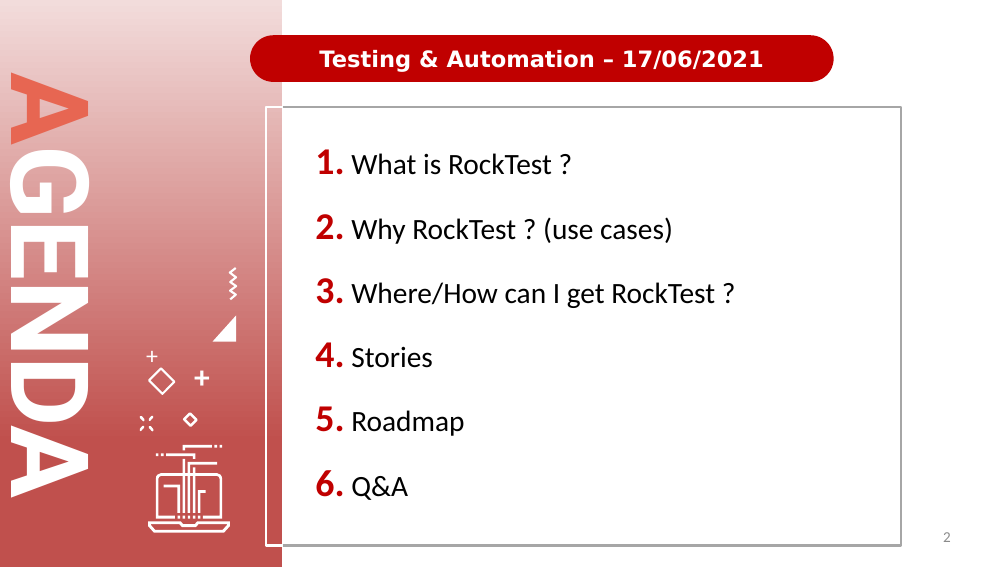
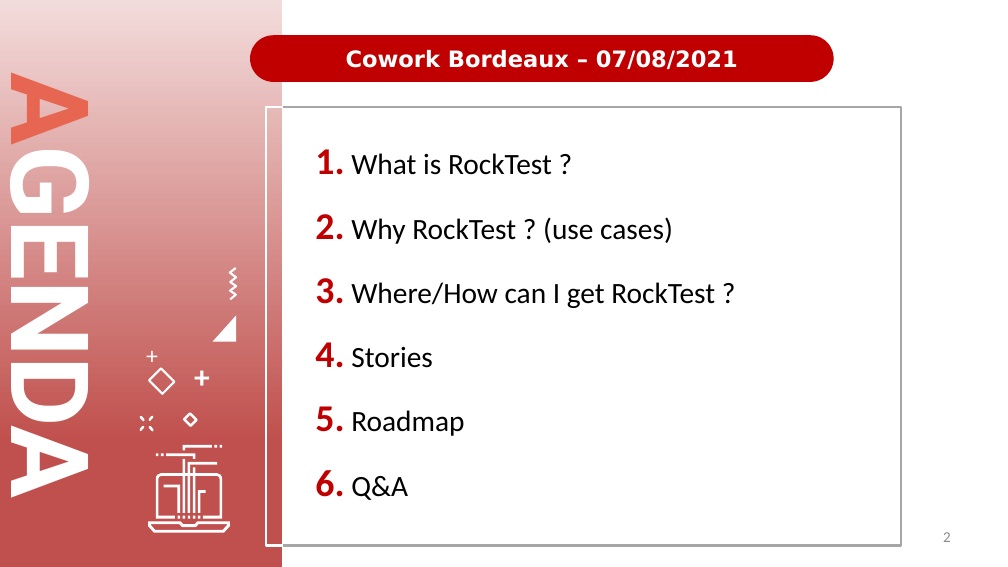
Before and after one commit to rockintest/rocktest-demo, a slide deck: slide 2 of Rock TestV3.pptx. Drawn at 1008x567 pixels with LibreOffice and Linux fonts; fonts in the diff are those of the drawing. Boxes give left, top, right and bottom in pixels: in the first picture for what was removed or moved away, otherwise in the second. Text is boxed around its words. In the diff, an @@ line names an element or a change of style, - is before the commit and + after.

```diff
--- a/Rock TestV3.pptx
+++ b/Rock TestV3.pptx
@@ text in rounded rectangle at [346, 50, 738, 69]: text changed @@
-Testing & Automation – 17/06/2021
+Cowork Bordeaux – 07/08/2021
```
Also in this commit, not shown: 16 other slides changed, 13 other files.
